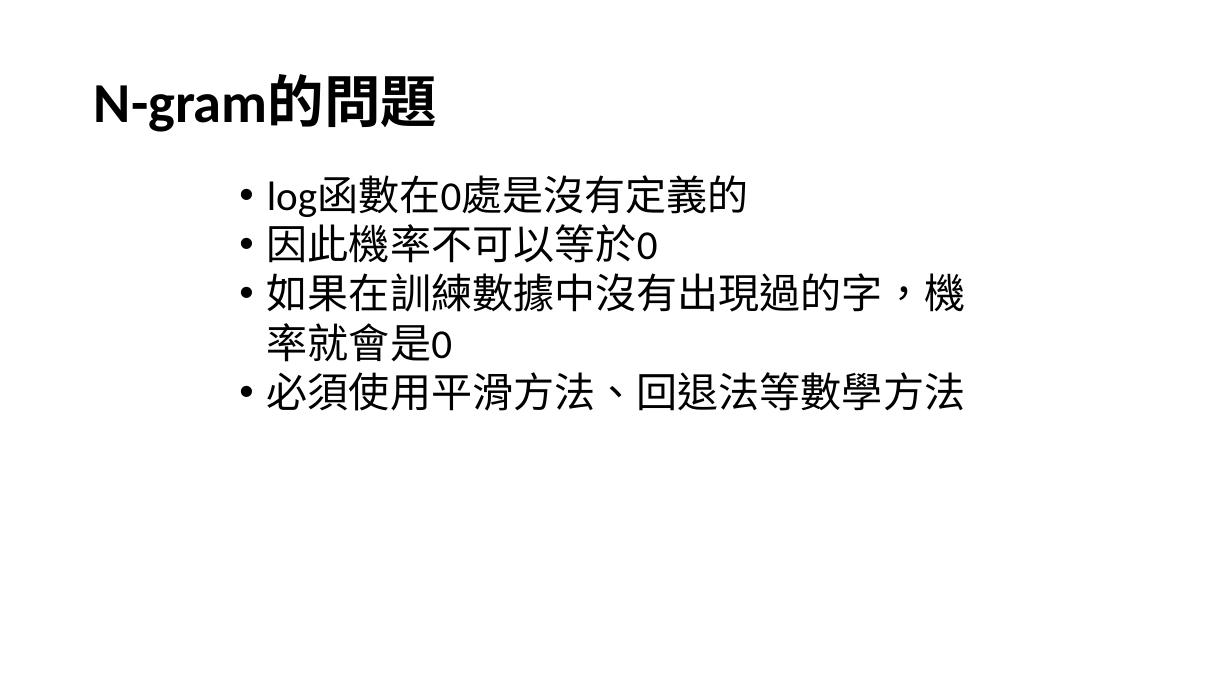
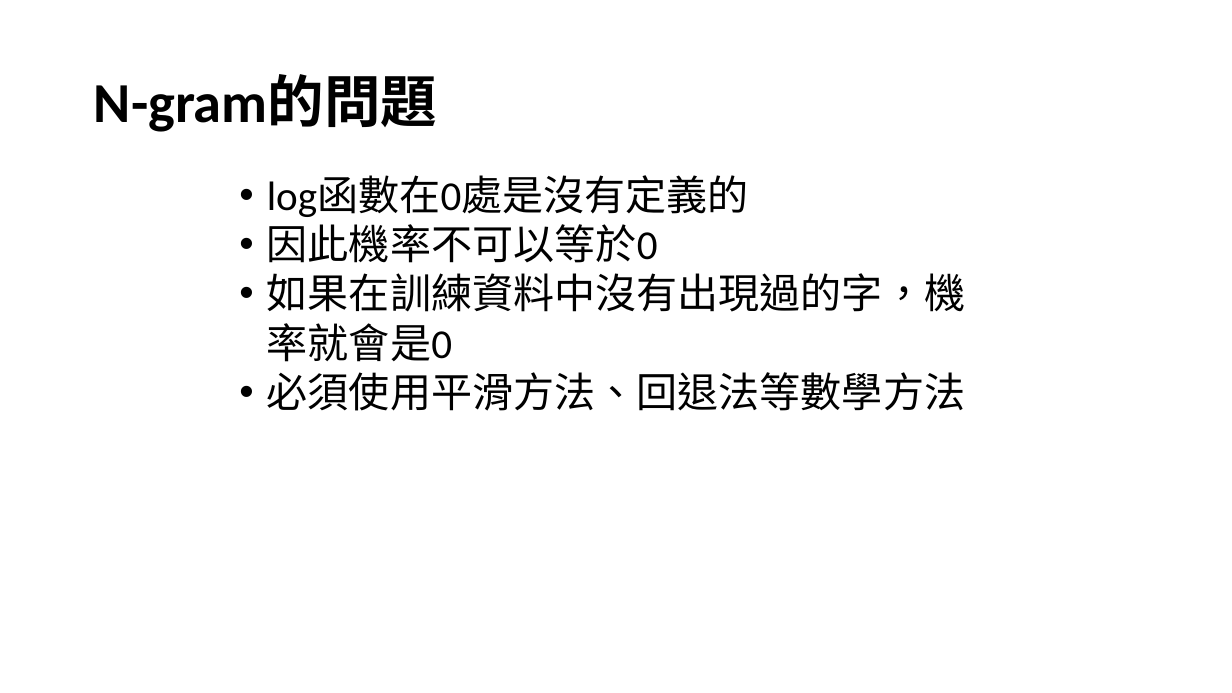
Before and after one commit to joshhu/nlp_must2022, a slide deck: slide 41 of lecture03.pptx. Drawn at 1232x693 pixels with LibreOffice and Linux fonts; fonts in the diff are those of the drawing. Boxes give left, top, right and bottom in pixels: in the first picture for what was removed or moved away, otherwise in the second. Text is boxed around its words. In the diff, an @@ line names an element or a change of style, - is before the commit and + after.

```diff
--- a/lecture03.pptx
+++ b/lecture03.pptx
@@ text at [267,273,965,362]: text changed @@
-• 如果在訓練數據中沒有出現過的字，機率就會是0
+• 如果在訓練資料中沒有出現過的字，機率就會是0
```
Also in this commit, not shown: 7 other slides changed, 5 other files.
